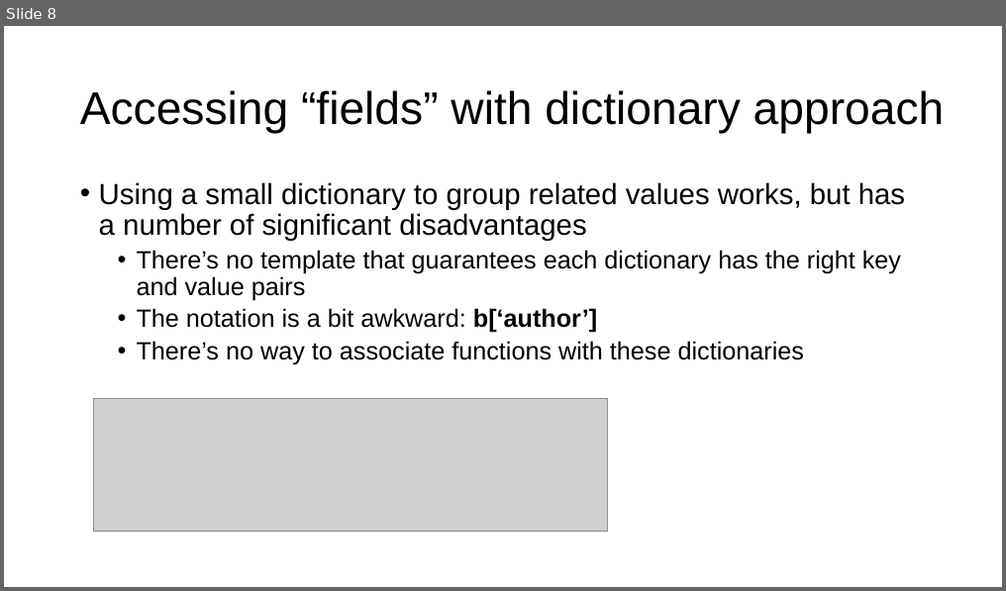
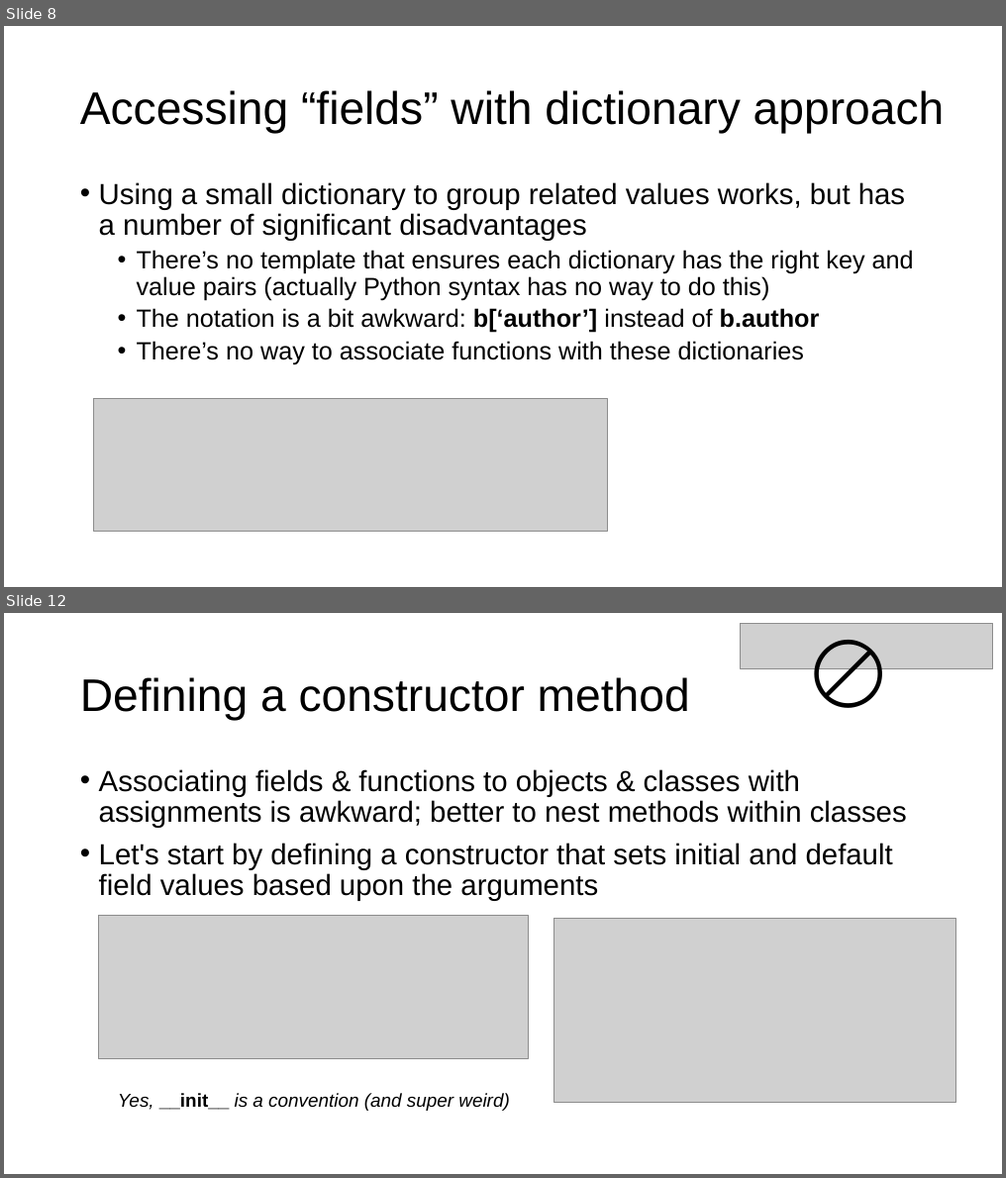
Before and after one commit to parrt/msds501, a slide deck: slides/OO.pptx. Shown one above the other, each under a label of ours: slide 8 before the commit, slides 8 and 12 after it; the slides between them are not shown. The pictures are 1006x591 and 1006x1178 pixels, drawn with LibreOffice and Linux fonts; fonts in the diff are those of the drawing; grey boxes stand for pictures; background and template pictures are left out. Boxes give left, top, right and bottom in pixels: in the first picture for what was removed or moved away, otherwise in the second. Text is boxed around its words. In the diff, an @@ line names an element or a change of style, - is before the commit and + after.

```diff
--- a/slides/OO.pptx
+++ b/slides/OO.pptx
@@ slide 12 added at [4,613,1002,1174], background #FFFFFF @@
@@ picture added at [741,623,994,668] @@
@@ text added at [804,613,900,721], 80 pt, text #000000 @@
+🚫
@@ title added at [80,677,690,721], 44 pt, text #000000 @@
+Defining a constructor method
@@ text added at [99,769,907,901], 28 pt, text #000000 @@
+• Associating fields & functions to objects & classes with assignments is awkward; better to nest methods within classes
+• Let's start by defining a constructor that sets initial and default field values based upon the arguments
@@ picture added at [99,916,529,1059] @@
@@ picture added at [554,919,955,1103] @@
@@ text added at [118,1093,509,1111], 18 pt, text #000000, italic @@
+Yes, __init__ is a convention (and super weird)
@@ slide 8 changed as well @@
@@ text at [137,250,914,333]: text changed @@
-  • There’s no template that guarantees each dictionary has the right key and value pairs
-  • The notation is a bit awkward: b[‘author’]
+  • There’s no template that ensures each dictionary has the right key and value pairs (actually Python syntax has no way to do this)
+  • The notation is a bit awkward: b[‘author’] instead of b.author
```
Also in this commit, not shown: 7 other slides changed, 13 other slides added, 2 other files.
